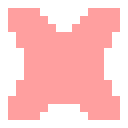
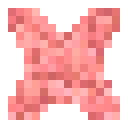
The second w=128, h=128 image is a revision of the first. Changes to its layers:
painted on "Layer 5" over box(8, 8, 120, 120)
